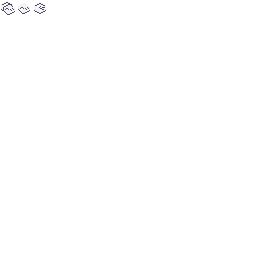
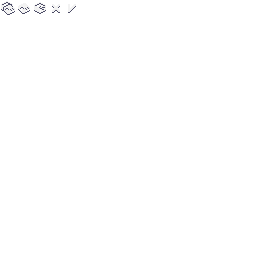
Layered file, before and after one edit (256 x 256). Changes by layer:
added layer "enabled" above "disabled" over [68, 4, 76, 13]
added layer "disabled" above "access_search_mode_machine" over [52, 4, 60, 13]
